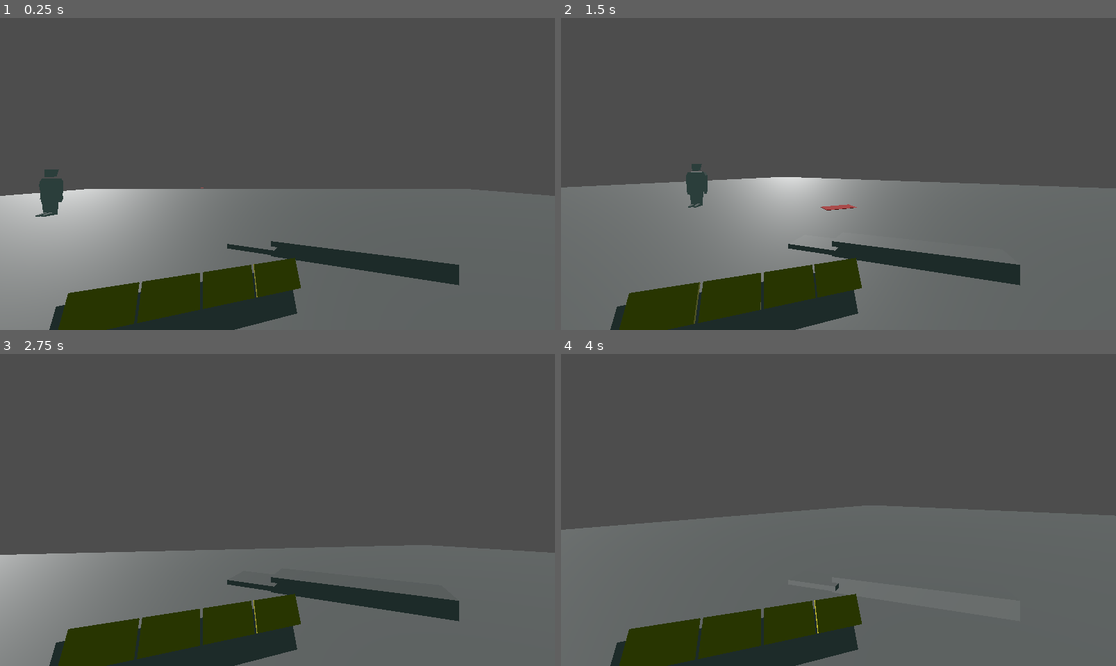
Above: before the commit, frames 1-4 (two rows, left to right).
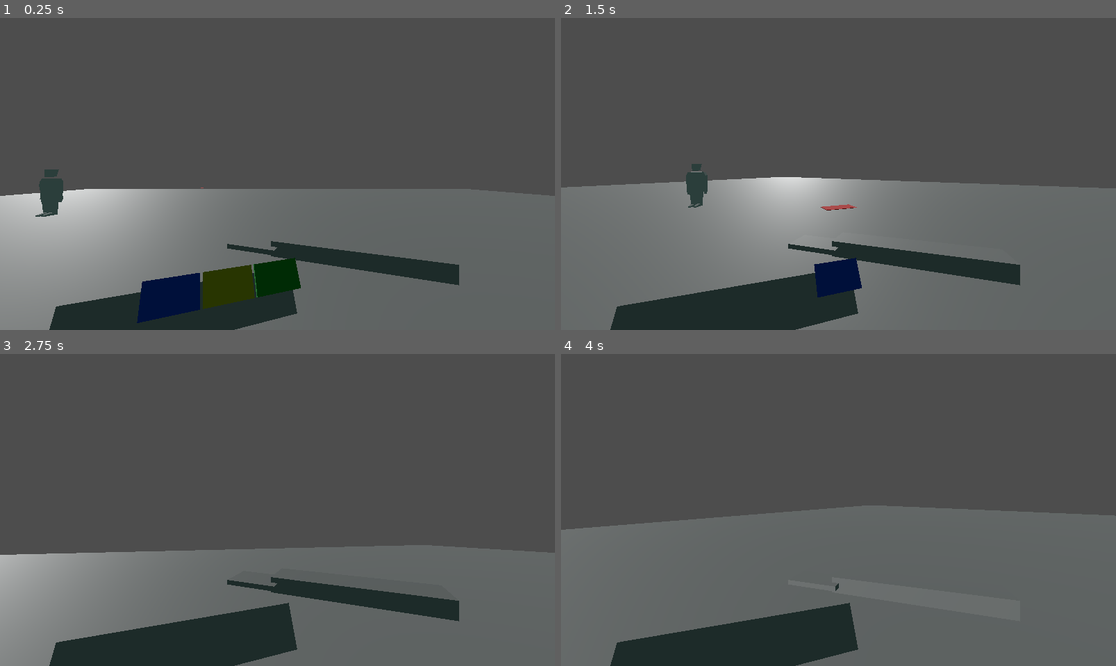
Above: after the commit, the same moments.

Repository: BlackBrad/network-ninja
Game: Godot game, scene res://scenes/test_level.tscn
The game is run twice, just before and just after one commit, with the same random seed, the same clock (stepped at 60 frames per second) and the same inputs.
Inputs (mouse positions are in pixels of both pictures, inside the frame that each line leads up to):
- Up to frame 1 (0.25 s): no input
- Up to frame 2 (1.5 s): tap Enter (ui_accept) at 0.5, 0.77 s; move the mouse to (866, 174) at 0.52 s; hold W (move_forward) from 0.53 s (still down); click (866, 174) at 0.6 s; move the mouse to (810, 174) at 1.27 s; click (810, 174) at 1.35 s
- Up to frame 3 (2.75 s): keep holding W (move_forward); tap Enter (ui_accept) at 1.52 s; move the mouse to (288, 503) at 2.02 s; click (288, 503) at 2.1 s
- Up to frame 4 (4 s): keep holding W (move_forward); move the mouse to (832, 516) at 2.77 s; click (832, 516) at 2.85 s; tap Enter (ui_accept) at 3.02, 3.77 s; move the mouse to (877, 513) at 3.52 s; click (877, 513) at 3.6 s

The runs differ from the first frame. In frame 1, 3.9% of the frame differs, in the area x 10-55%, y 76-100%; in frame 2, 4.9%; in frame 3, 4.9%; in frame 4, 4.9%.

Commit message:
Add business card hand system

Diff:
--- /dev/null
+++ b/scenes/business_card_view_model.tscn
@@ -0,0 +1,35 @@
+[gd_scene load_steps=6 format=3 uid="uid://diwkxjj7yh8gi"]
+
+[ext_resource type="Script" path="res://scripts/business_card_view_model.gd" id="1_vtet2"]
+
+[sub_resource type="StandardMaterial3D" id="StandardMaterial3D_xgnhw"]
+albedo_color = Color(0.693888, 0.644172, 0.119429, 1)
+
+[sub_resource type="BoxMesh" id="BoxMesh_b6808"]
+
+[sub_resource type="StandardMaterial3D" id="StandardMaterial3D_1nndb"]
+albedo_color = Color(0.121569, 0.262745, 0.721569, 1)
+
+[sub_resource type="StandardMaterial3D" id="StandardMaterial3D_4s8ah"]
+albedo_color = Color(0, 0.541176, 0.160784, 1)
+
+[node name="BusinessCardViewModel" type="Node3D"]
+script = ExtResource("1_vtet2")
+
+[node name="YellowCard" type="MeshInstance3D" parent="."]
+visible = false
+material_override = SubResource("StandardMaterial3D_xgnhw")
+mesh = SubResource("BoxMesh_b6808")
+skeleton = NodePath("../..")
+
+[node name="BlueCard" type="MeshInstance3D" parent="."]
+visible = false
+material_override = SubResource("StandardMaterial3D_1nndb")
+mesh = SubResource("BoxMesh_b6808")
+skeleton = NodePath("../..")
+
+[node name="GreenCard" type="MeshInstance3D" parent="."]
+visible = false
+material_override = SubResource("StandardMaterial3D_4s8ah")
+mesh = SubResource("BoxMesh_b6808")
+skeleton = NodePath("../..")
--- a/scenes/player.tscn
+++ b/scenes/player.tscn
@@ -1,13 +1,11 @@
 [gd_scene load_steps=5 format=3 uid="uid://dd7n7yllnkgkt"]
 
 [ext_resource type="Script" path="res://scripts/player.gd" id="1_1wvgp"]
+[ext_resource type="PackedScene" uid="uid://diwkxjj7yh8gi" path="res://scenes/business_card_view_model.tscn" id="2_cvu7a"]
 
 [sub_resource type="CapsuleShape3D" id="CapsuleShape3D_idvwt"]
 
 [sub_resource type="BoxMesh" id="BoxMesh_b6808"]
-
-[sub_resource type="StandardMaterial3D" id="StandardMaterial3D_xgnhw"]
-albedo_color = Color(0.693888, 0.644172, 0.119429, 1)
 
 [node name="Player" type="CharacterBody3D"]
 script = ExtResource("1_1wvgp")
@@ -39,26 +37,18 @@
 transform = Transform3D(0.27259, 0.0086113, 0.0109472, 0, 0.0145364, -0.0554384, -0.0992146, 0.0236593, 0.0300771, -0.116721, -0.187019, -0.279701)
 mesh = SubResource("BoxMesh_b6808")
 
-[node name="Cards" type="MeshInstance3D" parent="Pivot/LeftArm"]
-transform = Transform3D(0.234941, -6.51926e-09, -4.84288e-08, 6.55651e-07, 0.213042, 1.19209e-07, 5.51343e-07, -3.35276e-08, 0.677986, 0.411926, 0.854375, -0.329045)
-material_override = SubResource("StandardMaterial3D_xgnhw")
-mesh = SubResource("BoxMesh_b6808")
-skeleton = NodePath("../..")
+[node name="BusinessCardViewModel0" parent="Pivot/LeftArm" instance=ExtResource("2_cvu7a")]
+transform = Transform3D(0.234941, -6.98492e-09, -5.58794e-08, 6.55651e-07, 0.213042, 5.96046e-08, 5.51343e-07, -4.09782e-08, 0.677986, 0.411926, 0.854376, -0.329046)
+skeleton = NodePath("..")
 
-[node name="Cards2" type="MeshInstance3D" parent="Pivot/LeftArm"]
-transform = Transform3D(0.234941, -6.98492e-09, -5.58794e-08, 6.55651e-07, 0.213042, 5.96046e-08, 5.51343e-07, -4.09782e-08, 0.677986, 0.163058, 0.854376, -0.329045)
-material_override = SubResource("StandardMaterial3D_xgnhw")
-mesh = SubResource("BoxMesh_b6808")
-skeleton = NodePath("../..")
+[node name="BusinessCardViewModel2" parent="Pivot/LeftArm" instance=ExtResource("2_cvu7a")]
+transform = Transform3D(0.234941, -6.98492e-09, -6.51926e-08, 6.55651e-07, 0.213042, 5.96046e-08, 5.51343e-07, -4.84288e-08, 0.677986, 0.163058, 0.854375, -0.329046)
+skeleton = NodePath("..")
 
-[node name="Cards3" type="MeshInstance3D" parent="Pivot/LeftArm"]
-transform = Transform3D(0.234941, -6.98492e-09, -6.70552e-08, 6.55651e-07, 0.213042, 5.96046e-08, 5.51343e-07, -4.84288e-08, 0.677986, -0.0852502, 0.854374, -0.329045)
-material_override = SubResource("StandardMaterial3D_xgnhw")
-mesh = SubResource("BoxMesh_b6808")
-skeleton = NodePath("../..")
+[node name="BusinessCardViewModel3" parent="Pivot/LeftArm" instance=ExtResource("2_cvu7a")]
+transform = Transform3D(0.234941, -8.3819e-09, -7.63685e-08, 6.55651e-07, 0.213042, 1.19209e-07, 5.51343e-07, -5.21541e-08, 0.677986, -0.0852501, 0.854374, -0.329046)
+skeleton = NodePath("..")
 
-[node name="Cards4" type="MeshInstance3D" parent="Pivot/LeftArm"]
-transform = Transform3D(0.234941, -8.3819e-09, -7.63685e-08, 6.55651e-07, 0.213042, 1.19209e-07, 5.51343e-07, -5.21541e-08, 0.677986, -0.335209, 0.854374, -0.329045)
-material_override = SubResource("StandardMaterial3D_xgnhw")
-mesh = SubResource("BoxMesh_b6808")
-skeleton = NodePath("../..")
+[node name="BusinessCardViewModel4" parent="Pivot/LeftArm" instance=ExtResource("2_cvu7a")]
+transform = Transform3D(0.234941, -9.77889e-09, -8.9407e-08, 6.55651e-07, 0.213042, 1.19209e-07, 5.51343e-07, -5.58794e-08, 0.677986, -0.335209, 0.854374, -0.329046)
+skeleton = NodePath("..")
--- a/scripts/atendee.gd
+++ b/scripts/atendee.gd
@@ -27,7 +27,8 @@
 	move_and_slide()
 
 	# Face direction of motion
-	$Mesh.look_at($Mesh.global_position - velocity.normalized())
+	if Vector3(velocity.x, 0.0, velocity.z).length() > 0.2:
+		$Mesh.look_at($Mesh.global_position - velocity.normalized())
 
 
 func _on_timer_timeout():
--- /dev/null
+++ b/scripts/business_card_view_model.gd
@@ -0,0 +1,20 @@
+extends Node3D
+
+
+# Called when the node enters the scene tree for the first time.
+func _ready():
+	for child in get_children():
+		child.visible = false
+
+
+# Called every frame. 'delta' is the elapsed time since the previous frame.
+func _process(delta):
+	pass
+
+func set_business_card_type(type_index):
+	for child in get_children():
+		child.visible = false
+
+	var index = type_index - 1
+	if index < get_child_count():
+		get_child(index).visible = true
--- a/scripts/player.gd
+++ b/scripts/player.gd
@@ -12,8 +12,11 @@
 var _end_drag = Vector2()
 var _relative_mouse_motion = Vector2()
 
+var hand = [0,0,0,0]
+
 func _ready():
 	Input.set_mouse_mode(Input.MOUSE_MODE_CAPTURED)
+	update_hand([3, 1, 2, 0])
 
 func _input(event):
 	if event is InputEventMouseMotion and Input.get_mouse_mode() == Input.MOUSE_MODE_CAPTURED:
@@ -43,6 +46,12 @@
 	print("%f %f" % [rel.x, rel.y])
 	instance.acceleration = right * rel.x * -1000.0
 
+	# Update hand
+	var new_hand = hand
+	new_hand.pop_front()
+	new_hand.append(0)
+	update_hand(new_hand)
+
 func _physics_process(delta):
 	# Add the gravity.
 	if not is_on_floor():
@@ -70,3 +79,18 @@
 		velocity.z = move_toward(velocity.z, 0, SPEED)
 
 	move_and_slide()
+
+func update_hand(new_hand):
+	assert(new_hand.size() == 4)
+	for child in $Pivot/LeftArm.get_children():
+		child.visible = false
+
+	for i in range(0,3):
+		var card_type = new_hand[i]
+		if card_type != 0:
+			var child = $Pivot/LeftArm.get_child(i)
+			if child:
+				child.visible = true
+				child.set_business_card_type(card_type)
+
+	hand = new_hand
